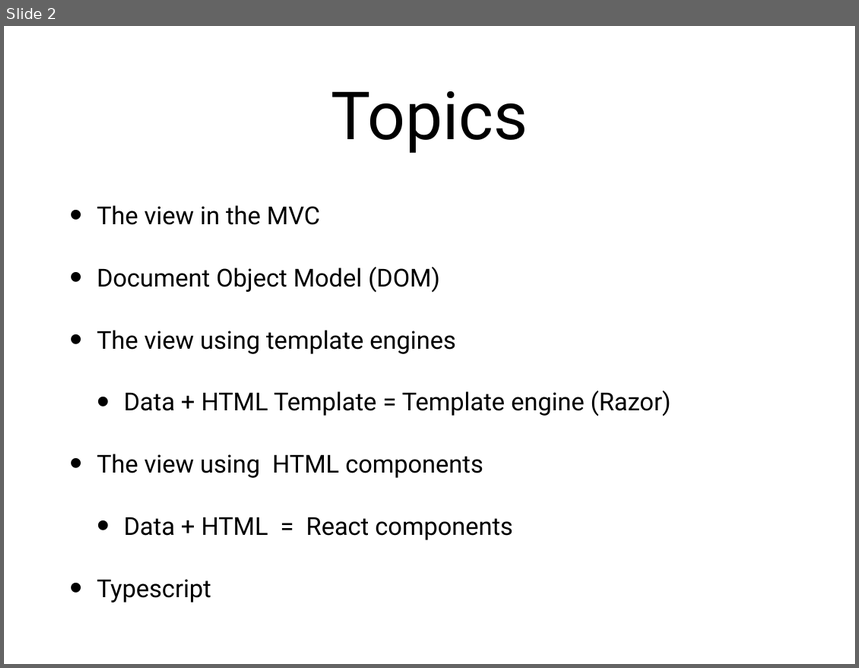
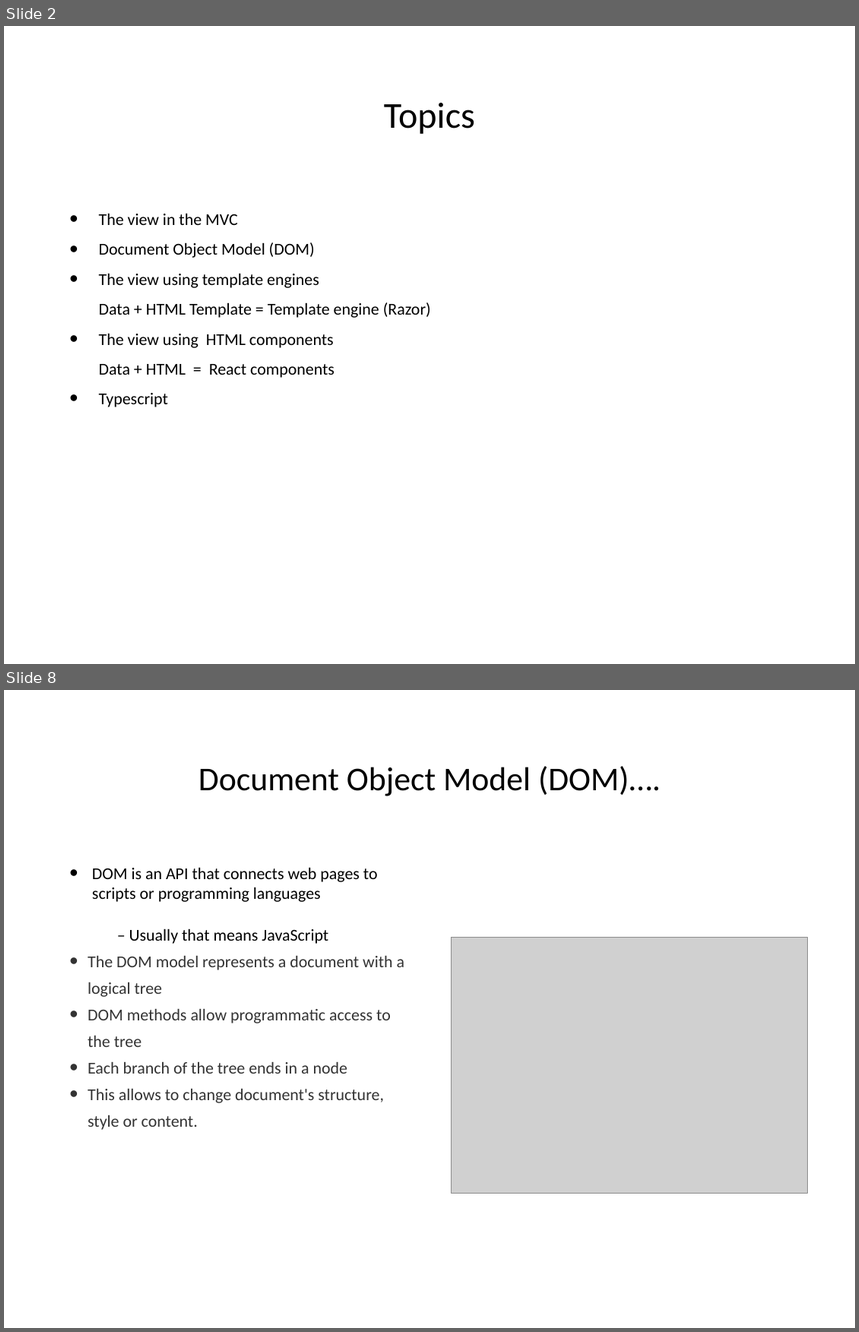
Before and after one commit to hogeschool/Development-5, a slide deck: Lectures/Lecture5/lesson5.pptx. Shown one above the other, each under a label of ours: slide 2 before the commit, slides 2 and 8 after it; the slides between them are not shown. The pictures are 859x668 and 859x1332 pixels, drawn with LibreOffice and Linux fonts; fonts in the diff are those of the drawing; grey boxes stand for pictures. Boxes give left, top, right and bottom in pixels: in the first picture for what was removed or moved away, otherwise in the second. Text is boxed around its words. In the diff, an @@ line names an element or a change of style, - is before the commit and + after.

```diff
--- a/Lectures/Lecture5/lesson5.pptx
+++ b/Lectures/Lecture5/lesson5.pptx
@@ slide 8 added at box(4, 690, 855, 1328), background #FFFFFF @@
@@ title added at box(199, 766, 661, 796), 40 pt, text #000000 @@
+Document Object Model (DOM)….
@@ text added at box(88, 867, 405, 1130), 20 pt, text #333333 @@
+• DOM is an API that connects web pages to scripts or programming languages
+– Usually that means JavaScript
+• The DOM model represents a document with a logical tree
+• DOM methods allow programmatic access to the tree
+• Each branch of the tree ends in a node
+• This allows to change document's structure, style or content.
@@ picture added at box(451, 937, 807, 1193) @@
@@ slide 2 changed as well @@
@@ title "Topics" at box(384, 103, 475, 134): size 80 to 44 pt, font Roboto to Calibri @@
@@ text "The view in the MVC" at box(99, 213, 431, 408): size 29.8 to 20 pt, font Roboto to Calibri; indent changed; line spacing 1 to 1.5; less space between paragraphs; bullet • to none; vertical alignment middle to top @@
```
Also in this commit, not shown: 8 other slides changed, 5 other slides added, 1 slide removed.
